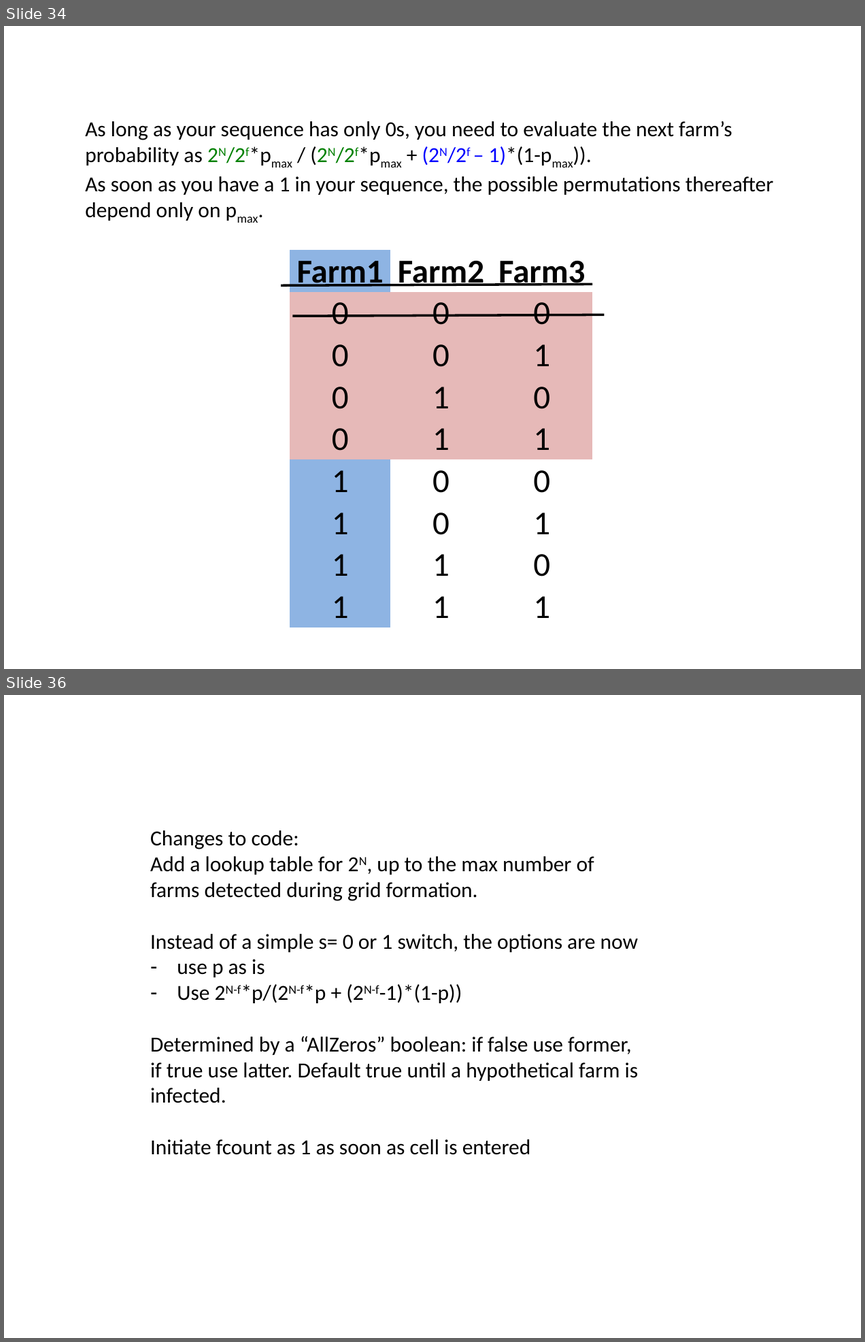
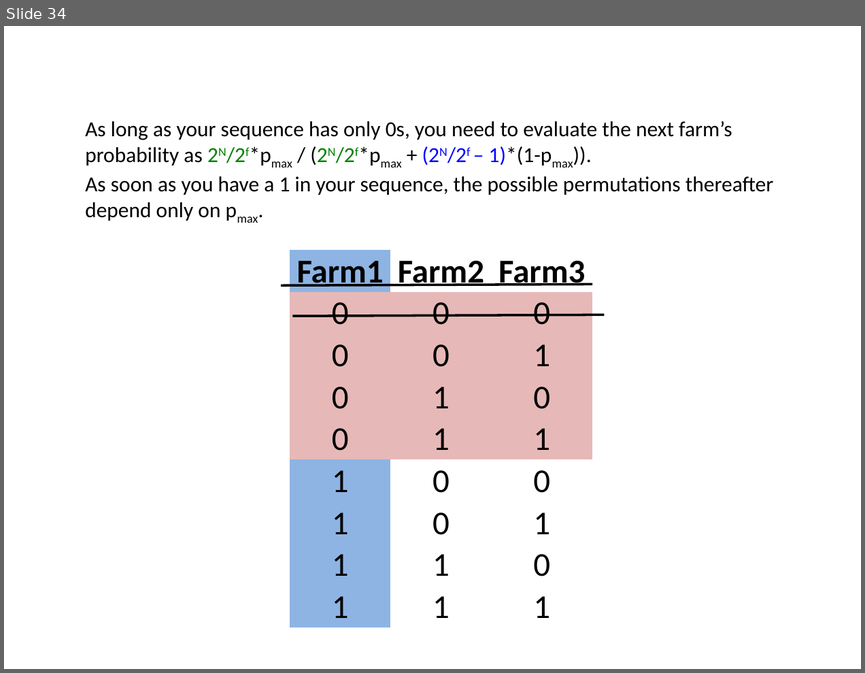
Before and after one commit to webblabb/usdosr, a slide deck: Schematics.pptx. Shown one above the other, each under a label of ours: slides 34 and 36 before the commit, slide 34 after it; the slides between them are not shown. The pictures are 865x1342 and 865x673 pixels, drawn with LibreOffice and Linux fonts; fonts in the diff are those of the drawing. Boxes give left, top, right and bottom in pixels: in the first picture for what was removed or moved away, otherwise in the second. Text is boxed around its words. In the diff, an @@ line names an element or a change of style, - is before the commit and + after.

```diff
--- a/Schematics.pptx
+++ b/Schematics.pptx
@@ slide 36 removed at (4, 695, 861, 1338), background #FFFFFF @@
@@ text removed at (150, 830, 638, 1155) @@
-Changes to code:
-Add a lookup table for 2N, up to the max number of farms detected during grid formation.
-Instead of a simple s= 0 or 1 switch, the options are now
-– use p as is
-– Use 2N-f*p/(2N-f*p + (2N-f-1)*(1-p))
-Determined by a “AllZeros” boolean: if false use former, if true use latter. Default true until a hypothetical farm is infected.
-Initiate fcount as 1 as soon as cell is entered
```
Also in this commit, not shown: 3 slides changed, 10 other files.
